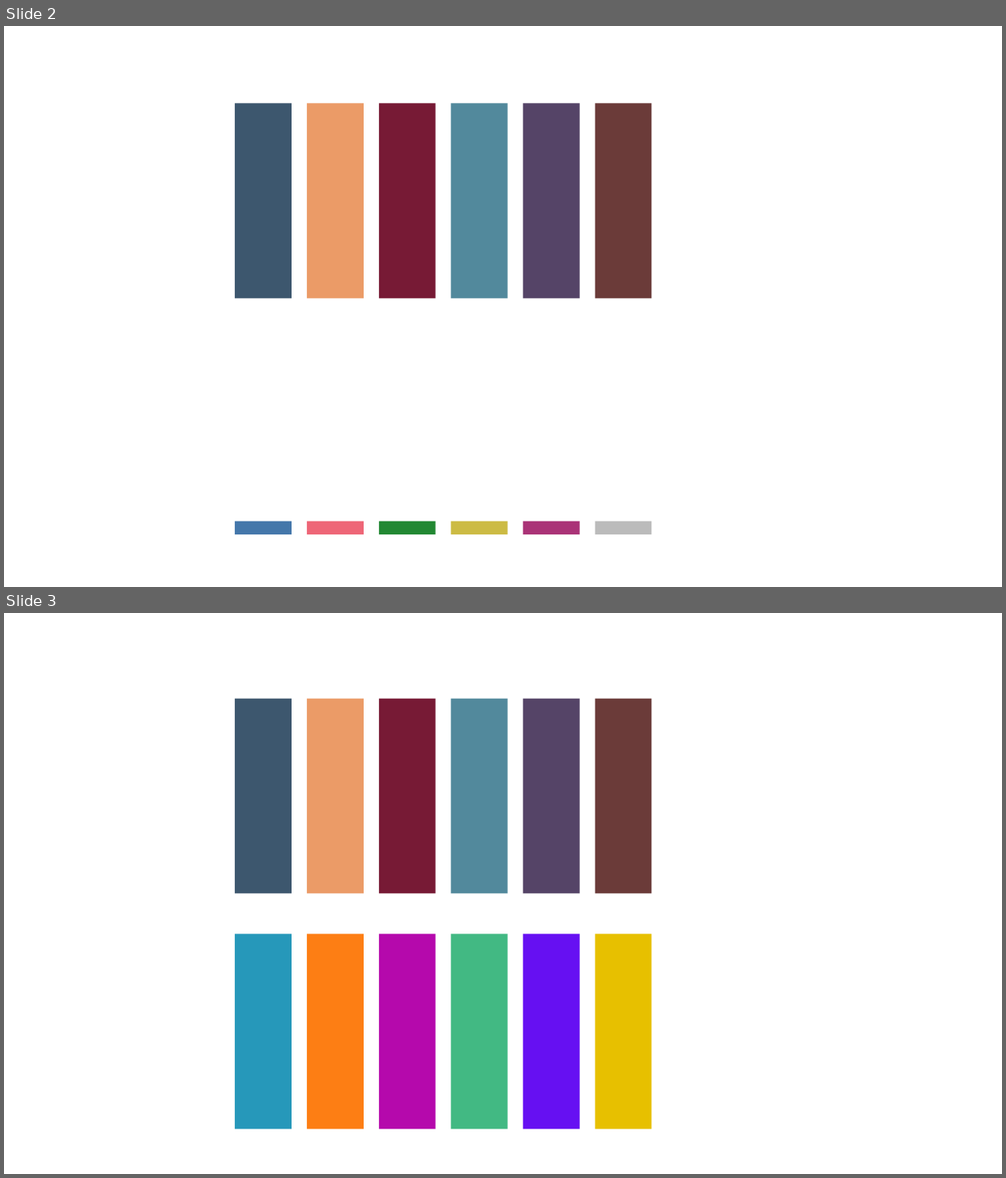
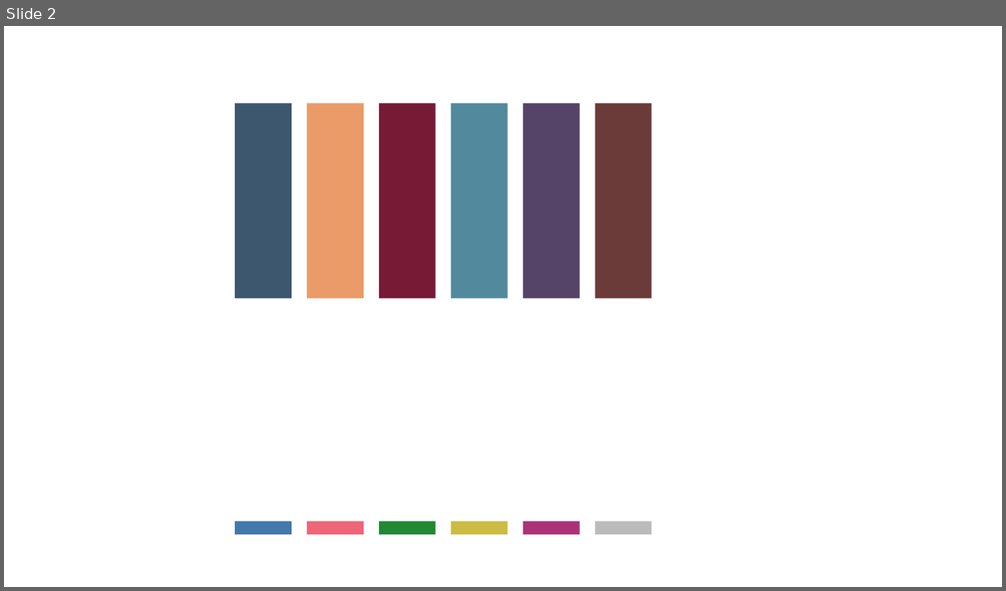
Before and after one commit to chrystalchern/mdof, a slide deck: docs/_templates/lilo_pallete.pptx. Shown one above the other, each under a label of ours: slides 2 and 3 before the commit, slide 2 after it. The pictures are 1006x1178 and 1006x591 pixels, drawn with LibreOffice and Linux fonts; fonts in the diff are those of the drawing. Boxes give left, top, right and bottom in pixels: in the first picture for what was removed or moved away, otherwise in the second. Text is boxed around its words. In the diff, an @@ line names an element or a change of style, - is before the commit and + after.

Commit message:
style

```diff
--- a/docs/_templates/lilo_pallete.pptx
+++ b/docs/_templates/lilo_pallete.pptx
@@ slide 3 removed at <box>4,613,1002,1174</box>, background #FFFFFF @@
@@ rectangle removed at <box>235,698,292,894</box> @@
@@ rectangle removed at <box>307,698,364,894</box> @@
@@ rectangle removed at <box>379,698,436,894</box> @@
@@ rectangle removed at <box>451,698,508,894</box> @@
@@ rectangle removed at <box>522,698,580,894</box> @@
@@ rectangle removed at <box>595,698,652,894</box> @@
@@ rectangle removed at <box>235,934,292,1130</box> @@
@@ rectangle removed at <box>307,934,364,1130</box> @@
@@ rectangle removed at <box>379,934,436,1130</box> @@
@@ rectangle removed at <box>451,934,508,1130</box> @@
@@ rectangle removed at <box>522,934,580,1130</box> @@
@@ rectangle removed at <box>595,934,652,1130</box> @@
```
Also in this commit, not shown: 1 slide added.
